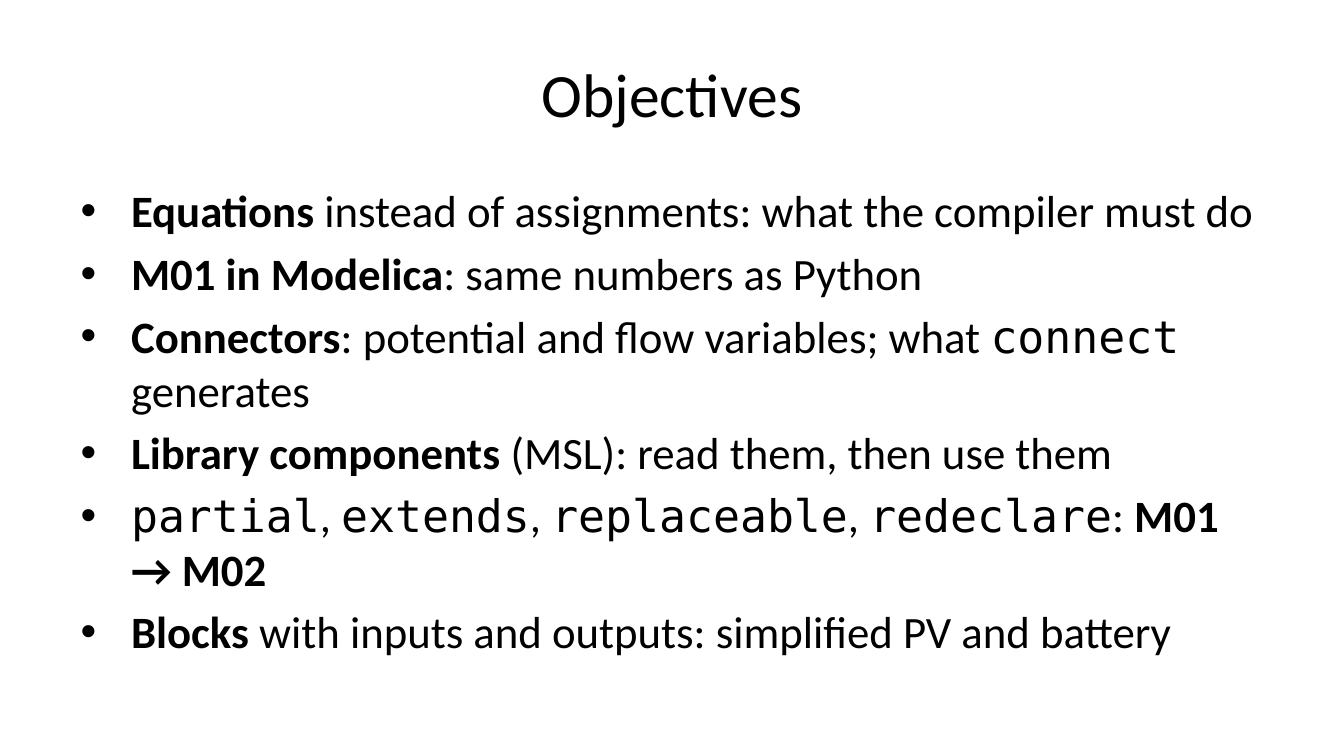
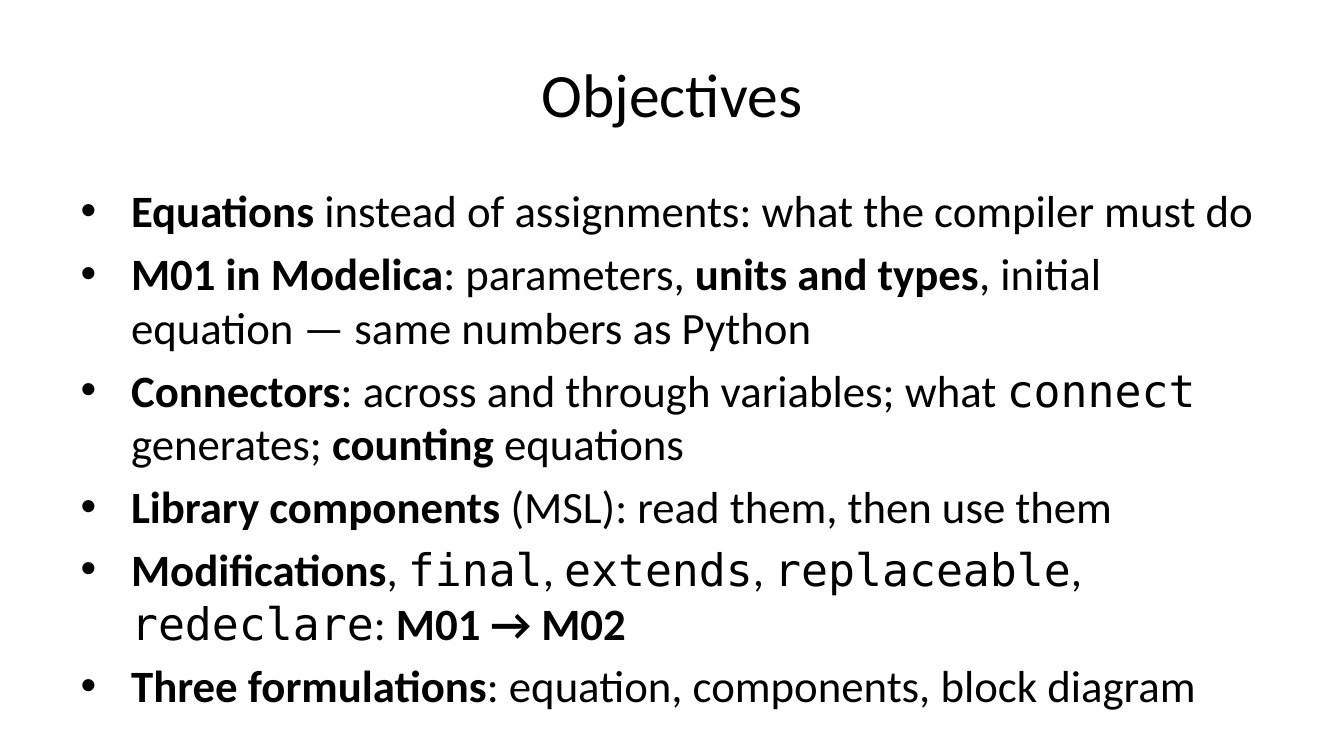
Before and after one commit to DSSchiera/energy-systems-modelica-python-course-participant, a slide deck: slide 2 of slides/session_03/session_03.pptx. Drawn at 1344x756 pixels with LibreOffice and Linux fonts; fonts in the diff are those of the drawing. Boxes give left, top, right and bottom in pixels: in the first picture for what was removed or moved away, otherwise in the second. Text is boxed around its words. In the diff, an @@ line names an element or a change of style, - is before the commit and + after.

```diff
--- a/slides/session_03/session_03.pptx
+++ b/slides/session_03/session_03.pptx
@@ text at bbox=[131, 258, 1196, 468]: text changed @@
-• M01 in Modelica: same numbers as Python
-• Connectors: potential and flow variables; what connect generates
+• M01 in Modelica: parameters, units and types, initial equation — same numbers as Python
+• Connectors: across and through variables; what connect generates; counting equations
@@ text at bbox=[131, 551, 1195, 710]: text changed @@
-• partial, extends, replaceable, redeclare: M01 → M02
-• Blocks with inputs and outputs: simplified PV and battery
+• Modifications, final, extends, replaceable, redeclare: M01 → M02
+• Three formulations: equation, components, block diagram
```
Also in this commit, not shown: 9 other slides changed, 7 slides added, 3 slides removed, 12 other files.
